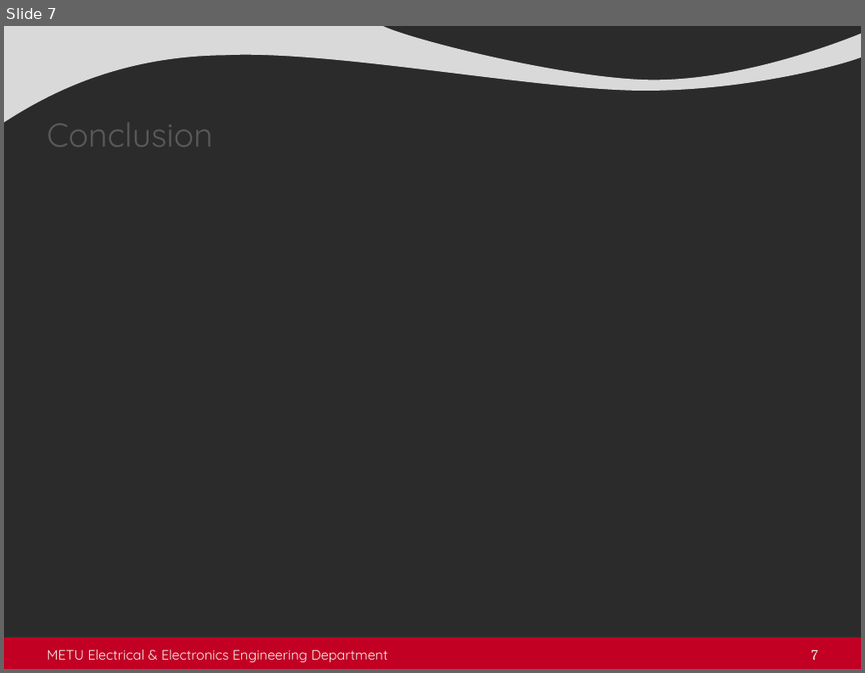
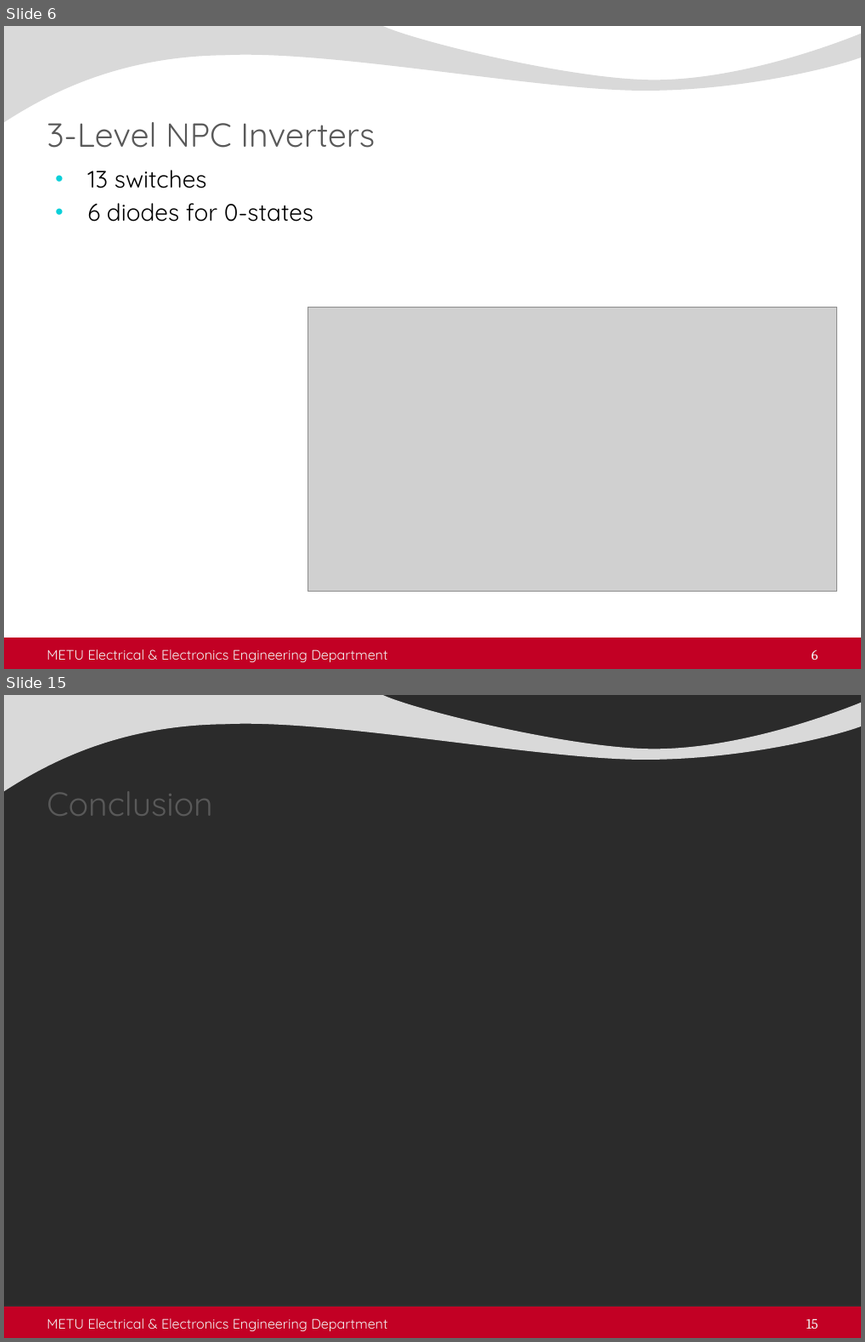
Before and after one commit to ahmetcan-akuz/Thesis, a slide deck: Seminar/metu_eee_seminar_presentation.pptx. Shown one above the other, each under a label of ours: slide 7 before the commit, slides 6 and 15 after it; the slides between them are not shown. The pictures are 865x673 and 865x1342 pixels, drawn with LibreOffice and Linux fonts; fonts in the diff are those of the drawing; grey boxes stand for pictures; background and template pictures are left out; a plain dark background stands for a picture behind light text. Boxes give left, top, right and bottom in pixels: in the first picture for what was removed or moved away, otherwise in the second. Text is boxed around its words. In the diff, an @@ line names an element or a change of style, - is before the commit and + after.

```diff
--- a/Seminar/metu_eee_seminar_presentation.pptx
+++ b/Seminar/metu_eee_seminar_presentation.pptx
@@ slide 6 added at <box>4,26,861,669</box>, background picture (left out); not listed: 2 template elements that a slide beside it also shows @@
@@ title added at <box>46,122,375,148</box>, 28 pt, text #595959 @@
+3-Level NPC Inverters
@@ text added at <box>87,170,313,222</box>, 20 pt, text #000000 @@
+• 13 switches
+• 6 diodes for 0-states
@@ picture added at <box>307,306,837,590</box> @@
@@ text added at <box>46,649,387,663</box>, 11.5 pt, text #F2F2F2 @@
+METU Electrical & Electronics Engineering Department
@@ page number added at <box>812,650,818,659</box>, 12 pt, text #F2F2F2 @@
+6
@@ what was slide 7 is now slide 15 @@
@@ page number at <box>806,1318,818,1328</box>: text changed @@
-7
+15
```
Also in this commit, not shown: 4 slides changed, 9 other slides added, 1 slide removed, 4 other files.
